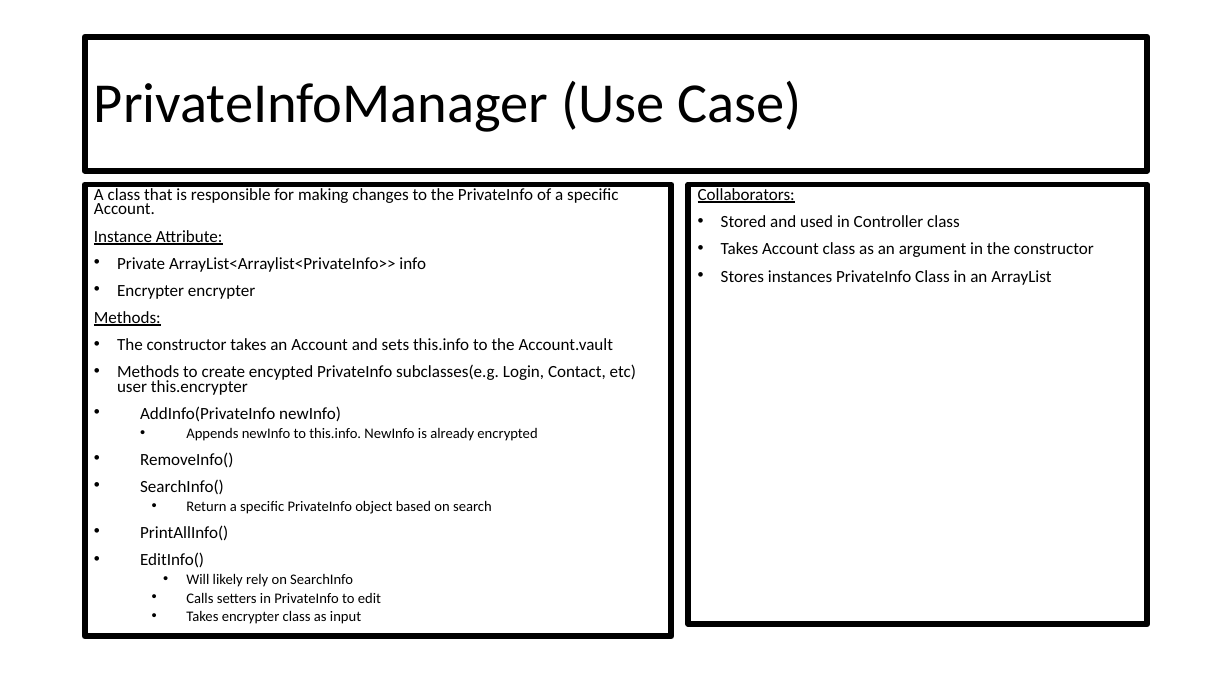
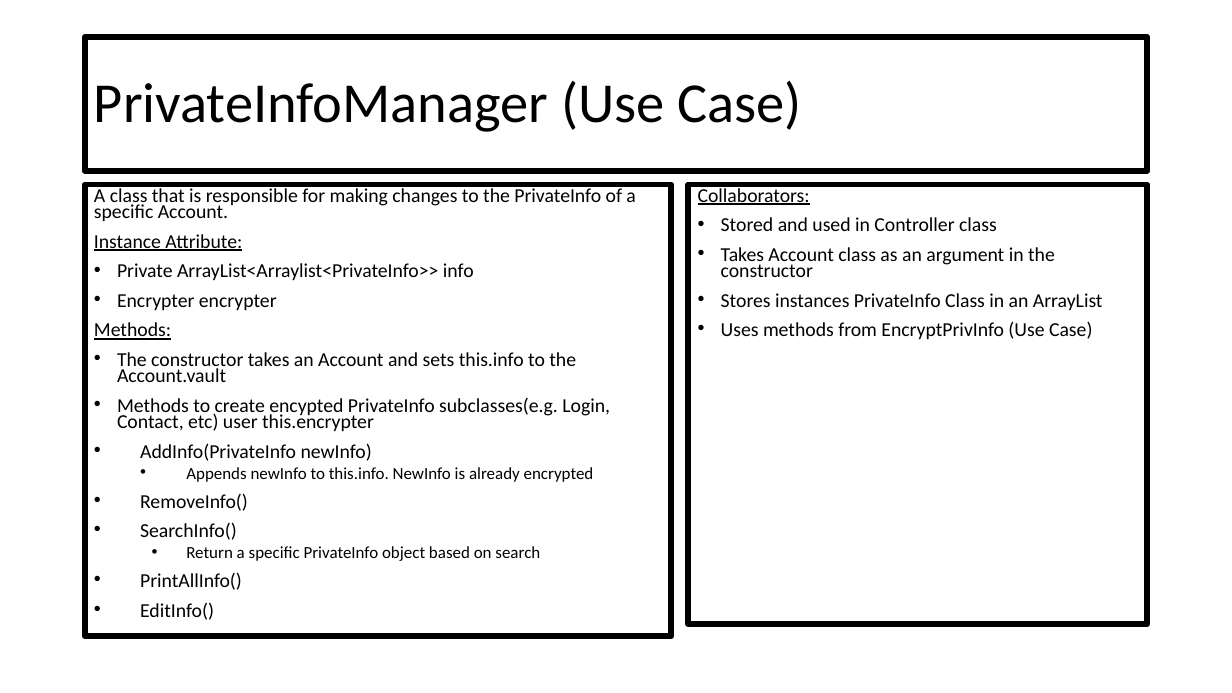
Before and after one commit to CSC207-UofT/course-project-group-020, a slide deck: slide 9 of phase0/CRC Cards.pptx. Drawn at 1232x693 pixels with LibreOffice and Linux fonts; fonts in the diff are those of the drawing. Boxes give left, top, right and bottom in pixels: in the first picture for what was removed or moved away, otherwise in the second. Text is boxed around its words. In the diff, an @@ line names an element or a change of style, - is before the commit and + after.

```diff
--- a/phase0/CRC Cards.pptx
+++ b/phase0/CRC Cards.pptx
@@ text "A class that is responsible ..." at box(85, 185, 672, 637): size 13.3 to 15.4 pt in "A class that is responsible for making ...", "Instance Attribute:", "Private ArrayList<Arraylist<PrivateInfo>> info", "Encrypter encrypter" and 8 more places; size 11.4 to 13.2 pt in "Appends newInfo to this.info. NewInfo is already ...", "Return a specific PrivateInfo object based on ..." @@
@@ text at box(698, 186, 1103, 311): size 13.3 to 15.4 pt in "Collaborators:", "Stored and used in Controller class", "Takes Account class as an argument in ...", "Stores instances PrivateInfo Class in an ArrayList" @@
@@ text at box(721, 321, 1092, 340): paragraph added @@
+• Uses methods from EncryptPrivInfo (Use Case)
@@ text at box(186, 574, 381, 624): paragraphs removed @@
-  • Will likely rely on SearchInfo
-  • Calls setters in PrivateInfo to edit
-  • Takes encrypter class as input
```
Also in this commit, not shown: 7 other slides changed.
